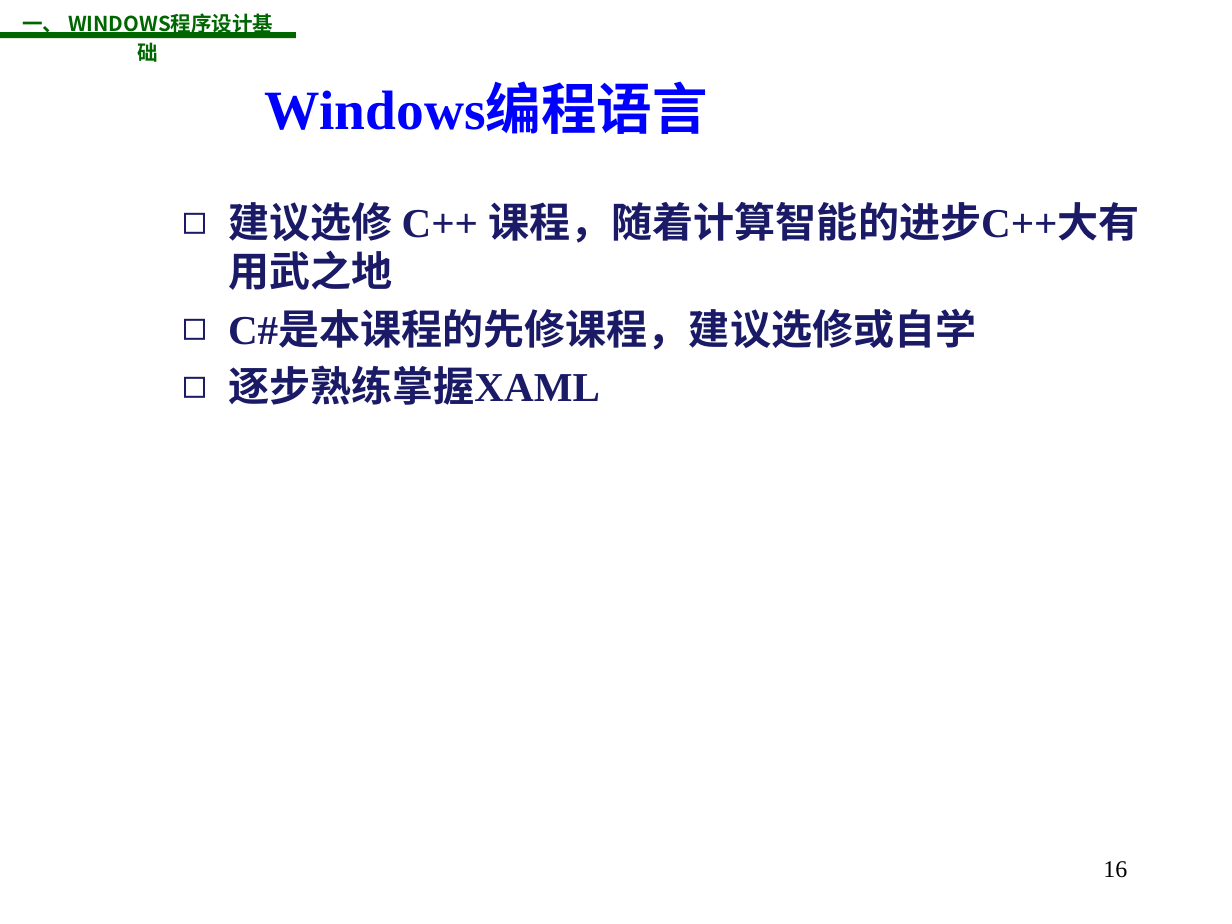
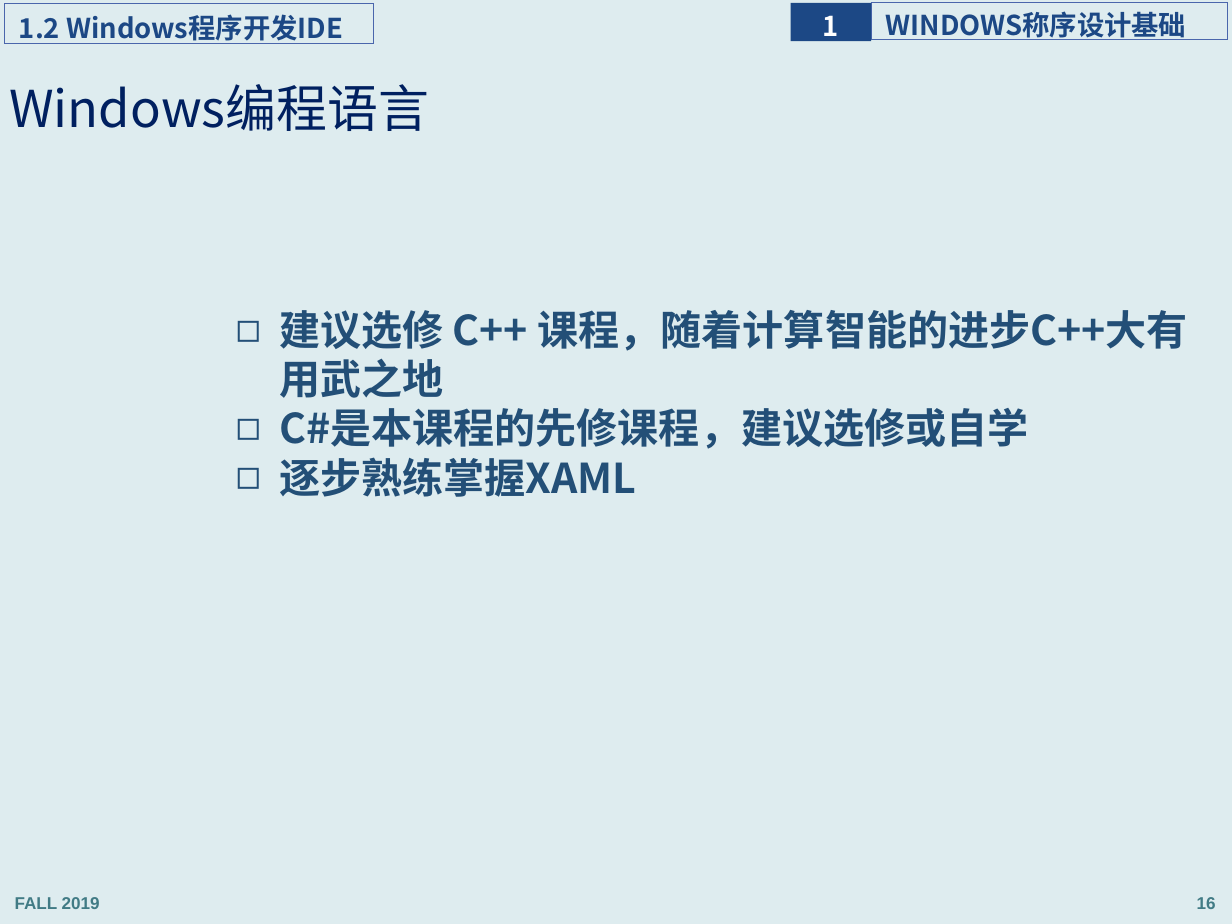
Before and after one commit to jichenghu/ppt_programmingWindows, a slide deck: slide 16 of programmingWindows_1.pptx. Drawn at 1232x924 pixels with LibreOffice and Linux fonts; fonts in the diff are those of the drawing; background and template pictures are left out. Boxes give left, top, right and bottom in pixels: in the first picture for what was removed or moved away, otherwise in the second. Text is boxed around its words. In the diff, an @@ line names an element or a change of style, - is before the commit and + after.

```diff
--- a/programmingWindows_1.pptx
+++ b/programmingWindows_1.pptx
@@ background picture (left out) to #DEECEF @@
@@ rectangle added at bbox=[5, 4, 375, 43], outline #4A66AC 0.75 pt, 16 pt, text #1C4885, bold @@
+1.2 Windows程序开发IDE
@@ text removed at bbox=[22, 21, 63, 37] @@
-一、 WINDOWS程序设计基础
@@ rectangle added at bbox=[791, 2, 871, 41], fill #1C4885, 16 pt, text #FFFFFF, bold @@
+1
@@ rectangle added at bbox=[871, 2, 1227, 39], outline #4A66AC 0.75 pt, 16 pt, text #1C4885, bold @@
+WINDOWS称序设计基础
@@ line removed from (0, 34) to (296, 34) @@
@@ title "Windows编程语言": place and size @@
-title "Windows编程语言" at bbox=[265, 86, 708, 134]
+title "Windows编程语言" at bbox=[9, 84, 429, 131]
@@ title "Windows编程语言" at bbox=[9, 84, 429, 131]: size 32.4 to 29.7 pt, font Times New Roman to Noto Sans CJK SC, text colour #0000FF to #002060, bold off; alignment centre to left; line spacing 1 to 0.9 @@
@@ text "建议选修 C++ 课程，随着计算智能的进步C++大有用武之地": place and size @@
-text "建议选修 C++ 课程，随着计算智能的进步C++大有用武之地" at bbox=[228, 202, 1139, 405]
+text "建议选修 C++ 课程，随着计算智能的进步C++大有用武之地" at bbox=[279, 310, 1188, 497]
@@ text "建议选修 C++ 课程，随着计算智能的进步C++大有用武之地" at bbox=[279, 310, 1188, 497]: font Times New Roman to Noto Sans CJK SC, text colour #191966 to #234F77; indent changed; line spacing 1 to 0.9; more space between paragraphs @@
@@ page number removed at bbox=[1103, 861, 1127, 878] @@
-16
@@ text added at bbox=[15, 897, 100, 909], 10 pt, text #417B85, bold @@
+FALL 2019
@@ page number added at bbox=[1197, 897, 1216, 909], 10 pt, text #417B85, bold @@
+16
```
Also in this commit, not shown: 53 other slides changed, 2 slides added, 1 slide removed, 3 other files.
